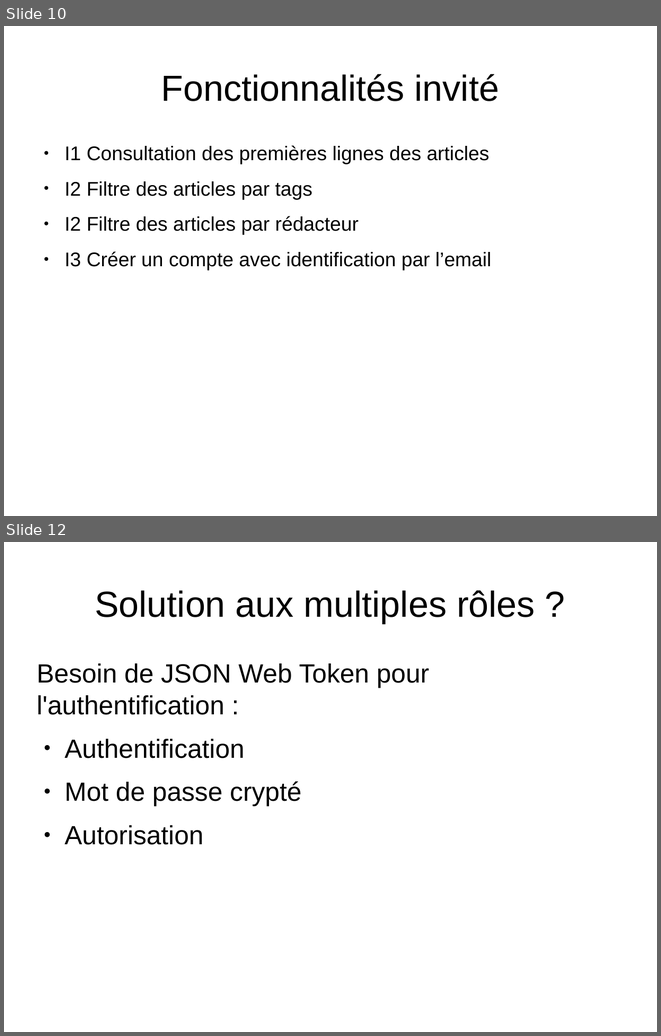
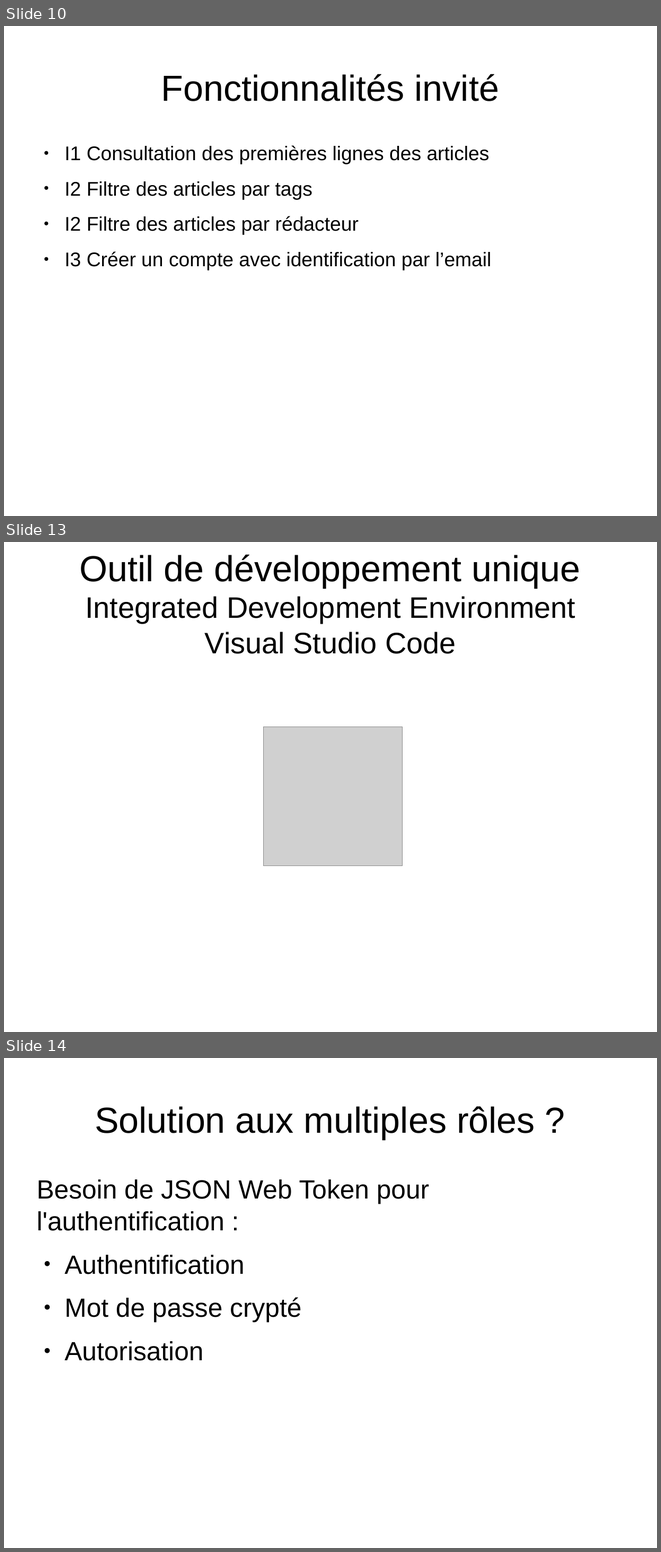
Before and after one commit to Wathil/POECNews, a slide deck: presentation.odp. Shown one above the other, each under a label of ours: slides 10 and 12 before the commit, slides 10, 13 and 14 after it; the slides between them are not shown. The pictures are 661x1036 and 661x1552 pixels, drawn with LibreOffice and Linux fonts; fonts in the diff are those of the drawing; grey boxes stand for pictures. Boxes give left, top, right and bottom in pixels: in the first picture for what was removed or moved away, otherwise in the second. Text is boxed around its words. In the diff, an @@ line names an element or a change of style, - is before the commit and + after.

```diff
--- a/presentation.odp
+++ b/presentation.odp
@@ slide 13 added at (4,542,657,1032), background #FFFFFF @@
@@ title added at (80,554,581,654), 36 pt, text #000000 @@
+Outil de développement unique Integrated Development Environment
+Visual Studio Code
@@ picture added at (264,727,402,865) @@
@@ what was slide 12 is now slide 14 @@
```
Also in this commit, not shown: 3 slides changed, 3 other slides added, 6 other files.
